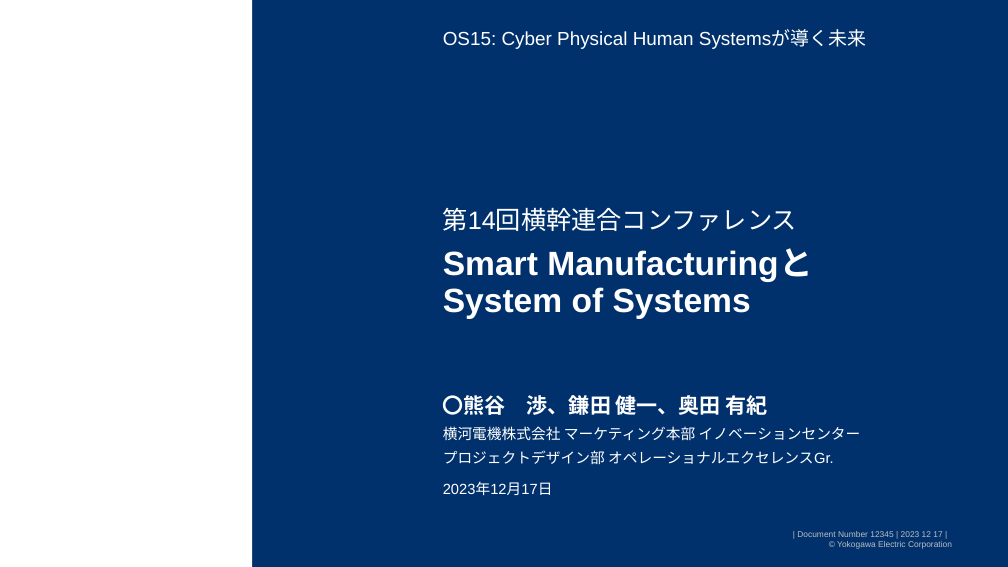
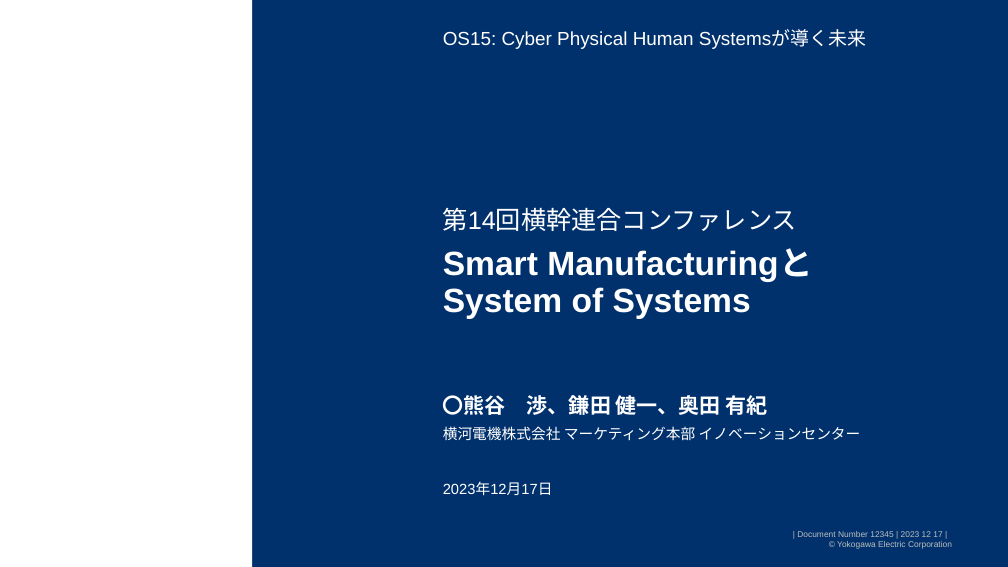
Before and after one commit to watarukumagai-git/opt, a slide deck: slide 1 of SoS/conf2023/231217_横幹連合コンファレンス_熊谷.pptx. Drawn at 1008x567 pixels with LibreOffice and Linux fonts; fonts in the diff are those of the drawing; background and template pictures are left out. Boxes give left, top, right and bottom in pixels: in the first picture for what was removed or moved away, otherwise in the second. Text is boxed around its words. In the diff, an @@ line names an element or a change of style, - is before the commit and + after.

```diff
--- a/SoS/conf2023/231217_横幹連合コンファレンス_熊谷.pptx
+++ b/SoS/conf2023/231217_横幹連合コンファレンス_熊谷.pptx
@@ text at bbox=[443, 450, 834, 464]: paragraph removed @@
-プロジェクトデザイン部 オペレーショナルエクセレンスGr.
```
Also in this commit, not shown: 2 other slides changed, 4 slides added, 2 slides removed.
